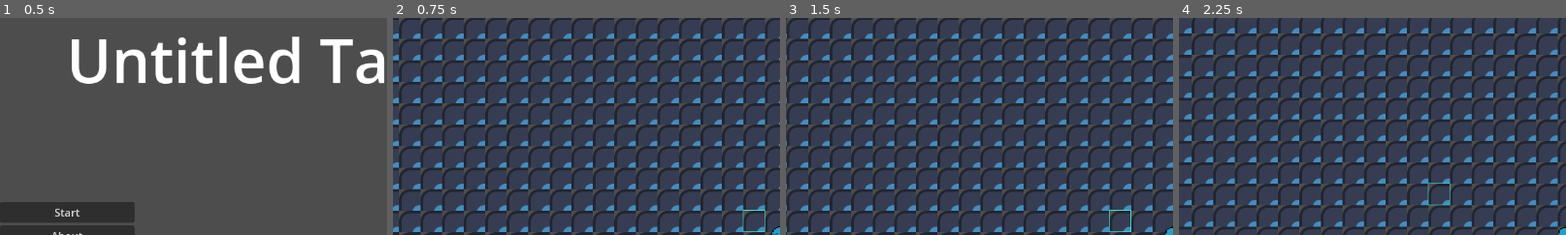
Above: before the commit, frames 1-4 (left to right).
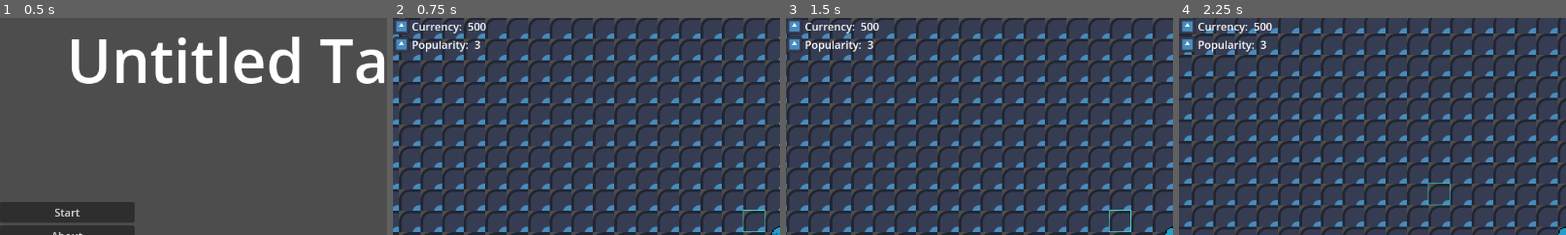
Above: after the commit, the same moments.

Repository: BobWizardLad/OGAM-Tavern-Game
Game: Godot game, scene res://Scenes/menu.tscn
The game is run twice, just before and just after one commit, with the same random seed, the same clock (stepped at 60 frames per second) and the same inputs. The engine's default icon, where the game draws it, is replaced by a stand-in: a white triangle on a blue panel in a dark square.
Inputs:
- Up to frame 1 (0.5 s): no input
- Up to frame 2 (0.75 s): click "Start" at 0.5 s
- Up to frame 3 (1.5 s): tap Enter at 1.25 s; hold D (player_right) from 1.28 s (still down)
- Up to frame 4 (2.25 s): release D (player_right) at 2.03 s; hold S (player_down) from 2.03 s (still down)
The pictures show only the part of the screen within x 0-50%, y 0-50%; the shares and areas given below are measured in that part.

Frame 1 is identical in both runs. In frame 2, 1.0% of the frame differs, in the area x 0-25%, y 0-16%; in frame 3, 1.0%; in frame 4, 1.1%, in the area x 0-25%, y 0-17%.

Commit message:
Reactive Game UI
Earning money and popularity now reflect in the player's UI from a global resource!

Diff:
--- /dev/null
+++ b/Tavern_Game/Component Scenes/Resources.gd
@@ -0,0 +1,16 @@
+extends VBoxContainer
+
+@export var state: Resource = load("res://GameState.tres")
+
+@onready var money: Label = $Currency/Value
+@onready var popularity: Label = $Popularity/Value
+
+# Called when the node enters the scene tree for the first time.
+func _ready():
+	pass # Replace with function body.
+
+
+# Called every frame. 'delta' is the elapsed time since the previous frame.
+func _process(delta):
+	money.text = String.num(state.get_currency())
+	popularity.text = String.num(state.get_popularity_rank())
--- a/Tavern_Game/Component Scenes/game_ui.tscn
+++ b/Tavern_Game/Component Scenes/game_ui.tscn
@@ -1,6 +1,8 @@
-[gd_scene load_steps=2 format=3 uid="uid://dsa8f76e842eq"]
+[gd_scene load_steps=4 format=3 uid="uid://dsa8f76e842eq"]
 
+[ext_resource type="Script" path="res://Component Scenes/Resources.gd" id="1_38b6a"]
 [ext_resource type="Texture2D" uid="uid://ccps4lyslmrxm" path="res://icon.svg" id="1_mj0k1"]
+[ext_resource type="Resource" uid="uid://do825fptb7kul" path="res://GameState.tres" id="2_020sh"]
 
 [node name="GameUI" type="Control"]
 layout_mode = 3
@@ -10,40 +12,42 @@
 grow_horizontal = 2
 grow_vertical = 2
 
-[node name="VBoxContainer" type="VBoxContainer" parent="."]
+[node name="Resources" type="VBoxContainer" parent="."]
 layout_mode = 1
 anchors_preset = -1
 anchor_right = 0.108
 anchor_bottom = 0.086
 offset_right = -84.416
 offset_bottom = -15.728
+script = ExtResource("1_38b6a")
+state = ExtResource("2_020sh")
 
-[node name="Currency" type="HBoxContainer" parent="VBoxContainer"]
+[node name="Currency" type="HBoxContainer" parent="Resources"]
 layout_mode = 2
 
-[node name="Icon" type="TextureRect" parent="VBoxContainer/Currency"]
+[node name="Icon" type="TextureRect" parent="Resources/Currency"]
 layout_mode = 2
 texture = ExtResource("1_mj0k1")
 expand_mode = 2
 
-[node name="Label" type="Label" parent="VBoxContainer/Currency"]
+[node name="Label" type="Label" parent="Resources/Currency"]
 layout_mode = 2
 text = "Currency: "
 
-[node name="Value" type="Label" parent="VBoxContainer/Currency"]
+[node name="Value" type="Label" parent="Resources/Currency"]
 layout_mode = 2
 
-[node name="Popularity" type="HBoxContainer" parent="VBoxContainer"]
+[node name="Popularity" type="HBoxContainer" parent="Resources"]
 layout_mode = 2
 
-[node name="Icon" type="TextureRect" parent="VBoxContainer/Popularity"]
+[node name="Icon" type="TextureRect" parent="Resources/Popularity"]
 layout_mode = 2
 texture = ExtResource("1_mj0k1")
 expand_mode = 2
 
-[node name="Label" type="Label" parent="VBoxContainer/Popularity"]
+[node name="Label" type="Label" parent="Resources/Popularity"]
 layout_mode = 2
 text = "Popularity: "
 
-[node name="Value" type="Label" parent="VBoxContainer/Popularity"]
+[node name="Value" type="Label" parent="Resources/Popularity"]
 layout_mode = 2
--- a/Tavern_Game/Component Scenes/player.tscn
+++ b/Tavern_Game/Component Scenes/player.tscn
@@ -1,7 +1,8 @@
-[gd_scene load_steps=16 format=3 uid="uid://bu1slyb6qdusv"]
+[gd_scene load_steps=17 format=3 uid="uid://bu1slyb6qdusv"]
 
 [ext_resource type="Script" path="res://Player.gd" id="1_umjvn"]
 [ext_resource type="Texture2D" uid="uid://vxxiycgte6p6" path="res://walkingSheet.png" id="2_q3byh"]
+[ext_resource type="PackedScene" uid="uid://dsa8f76e842eq" path="res://Component Scenes/game_ui.tscn" id="3_eha1g"]
 
 [sub_resource type="Animation" id="Animation_moobo"]
 length = 0.001
@@ -165,3 +166,9 @@
 parameters/walk/blend_position = 0.2
 
 [node name="Camera2D" type="Camera2D" parent="."]
+
+[node name="GameUI" parent="Camera2D" instance=ExtResource("3_eha1g")]
+offset_left = -575.0
+offset_top = -323.0
+offset_right = -575.0
+offset_bottom = -323.0
--- a/Tavern_Game/GameState.gd
+++ b/Tavern_Game/GameState.gd
@@ -1,3 +1,4 @@
+class_name GameState
 extends Resource
 
 @export var currency = 0
--- /dev/null
+++ b/Tavern_Game/GameState.tres
@@ -0,0 +1,8 @@
+[gd_resource type="Resource" script_class="GameState" load_steps=2 format=3 uid="uid://do825fptb7kul"]
+
+[ext_resource type="Script" path="res://GameState.gd" id="1_53e8t"]
+
+[resource]
+script = ExtResource("1_53e8t")
+currency = 500
+popularity_rank = 3
--- a/Tavern_Game/Scenes/main.tscn
+++ b/Tavern_Game/Scenes/main.tscn
@@ -1,9 +1,11 @@
-[gd_scene load_steps=8 format=3 uid="uid://biwbhyrl0qfee"]
+[gd_scene load_steps=9 format=3 uid="uid://biwbhyrl0qfee"]
 
 [ext_resource type="Script" path="res://Scenes/main.gd" id="1_r0abu"]
 [ext_resource type="Texture2D" uid="uid://ccps4lyslmrxm" path="res://icon.svg" id="1_x28s3"]
 [ext_resource type="PackedScene" uid="uid://bu1slyb6qdusv" path="res://Component Scenes/player.tscn" id="2_boxvc"]
 [ext_resource type="Script" path="res://Component Scenes/InteractHandler.gd" id="4_2kmu8"]
+
+[sub_resource type="Resource" id="Resource_carkw"]
 
 [sub_resource type="TileSetAtlasSource" id="TileSetAtlasSource_bbgaq"]
 texture_region_size = Vector2i(32, 32)
@@ -35,6 +37,7 @@
 
 [node name="Main" type="Node2D"]
 script = ExtResource("1_r0abu")
+game_state = SubResource("Resource_carkw")
 
 [node name="TileMap" type="TileMap" parent="."]
 tile_set = SubResource("TileSet_6nmwk")
@@ -43,7 +46,6 @@
 
 [node name="Player" parent="." instance=ExtResource("2_boxvc")]
 position = Vector2(599, 325)
-SPEED = 200.0
 
 [node name="InteractHandler" type="Node2D" parent="."]
 unique_name_in_owner = true
